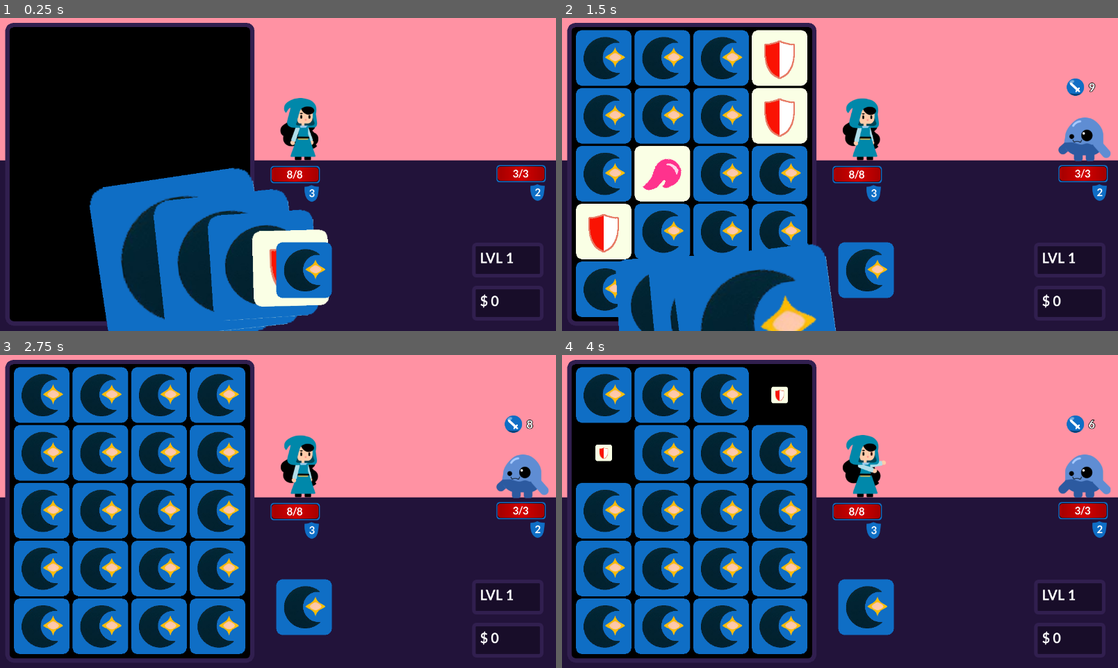
Above: before the commit, frames 1-4 (two rows, left to right).
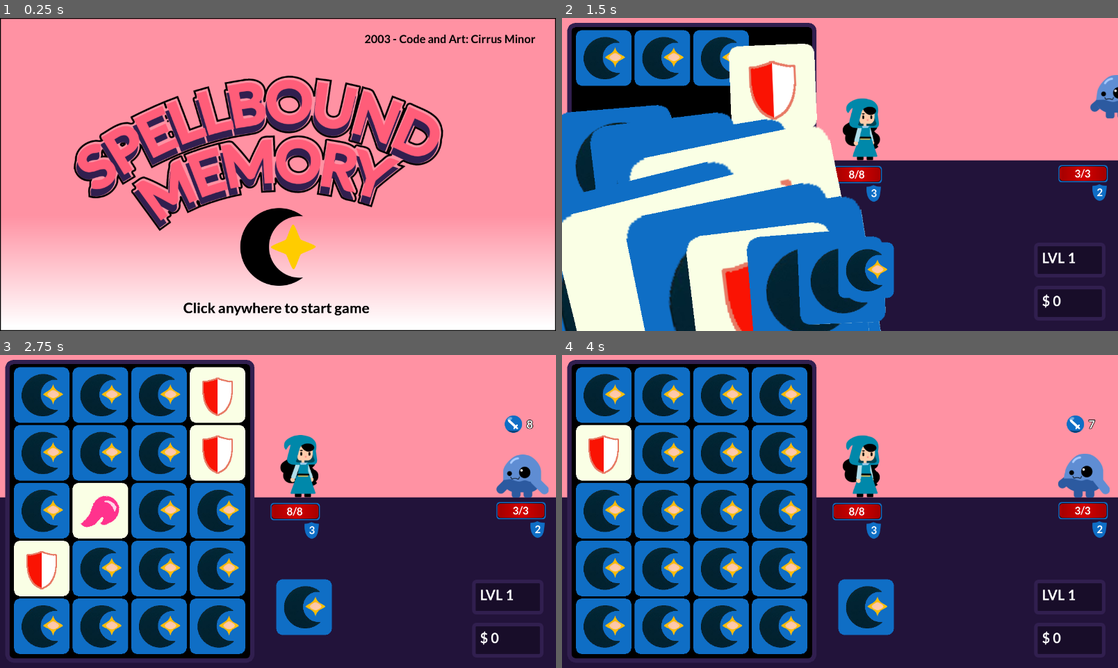
Above: after the commit, the same moments.

Repository: Cirrus-Minor/Spellbound-Memory
Game: Godot game, scene res://Scenes/main.tscn
The game is run twice, just before and just after one commit, with the same random seed, the same clock (stepped at 60 frames per second) and the same inputs.
Inputs (mouse positions are in pixels of both pictures, inside the frame that each line leads up to):
- Up to frame 1 (0.25 s): no input
- Up to frame 2 (1.5 s): tap Enter at 0.5 s; move the mouse to (628, 177) at 0.52 s; click (628, 177) at 0.67 s; move the mouse to (662, 58) at 1.27 s; click (662, 58) at 1.42 s
- Up to frame 3 (2.75 s): move the mouse to (155, 395) at 2.02 s; click (155, 395) at 2.17 s
- Up to frame 4 (4 s): tap Space at 2.75 s; move the mouse to (778, 395) at 2.77 s; click (778, 395) at 2.92 s; move the mouse to (600, 452) at 3.52 s; click (600, 452) at 3.67 s

The runs differ from the first frame. In frame 1, 80% of the frame differs, in the area x 0-100%, y 0-100%; in frame 2, 32%; in frame 3, 7.4%; in frame 4, 4.0%.

Commit message:
Add start screen

Diff:
--- /dev/null
+++ b/Scenes/starting_screen.gd
@@ -0,0 +1,27 @@
+extends Node2D
+
+signal start_game
+
+@onready var titleSprite = $"GameTitle"
+@onready var UsageText = $"Usage"
+
+# Called when the node enters the scene tree for the first time.
+func _ready():
+	pass # Replace with function body.
+
+# Called every frame. 'delta' is the elapsed time since the previous frame.
+func _process(delta):
+	pass
+
+func _physics_process(delta):
+	titleSprite.rotation_degrees = 5 * cos(Time.get_ticks_msec() * 0.001)
+	var scale_factor = 0.85 + 0.02 * sin(Time.get_ticks_msec() * 0.002)
+	print(scale_factor)
+	titleSprite.scale = Vector2(scale_factor, scale_factor)
+	UsageText.modulate.a = 0.5 + (1 + cos(Time.get_ticks_msec() * 0.008)) / 2.0
+
+func _unhandled_input(event):
+	print("input")
+	if event is InputEventMouseButton && event.button_index == 1 && event.pressed:
+		print("emit_start")
+		start_game.emit()
--- /dev/null
+++ b/Scenes/starting_screen.tscn
@@ -0,0 +1,40 @@
+[gd_scene load_steps=5 format=3 uid="uid://2ufjkv0hu541"]
+
+[ext_resource type="Script" path="res://Scenes/starting_screen.gd" id="1_w380c"]
+[ext_resource type="Texture2D" uid="uid://d0h174kp8t6nj" path="res://Assets/Backgrounds/Sky.png" id="2_l5jl4"]
+[ext_resource type="Texture2D" uid="uid://da87i0w31bn1d" path="res://Assets/UI/GameTitle.png" id="2_tdgcx"]
+[ext_resource type="FontFile" uid="uid://hmsr1uee8lho" path="res://Assets/Fonts/Lato-Bold.ttf" id="4_gpaji"]
+
+[node name="StartingScreen" type="Node2D"]
+script = ExtResource("1_w380c")
+
+[node name="Sky" type="Sprite2D" parent="."]
+texture = ExtResource("2_l5jl4")
+centered = false
+
+[node name="GameTitle" type="Sprite2D" parent="."]
+position = Vector2(640, 819)
+scale = Vector2(0.85, 0.85)
+texture = ExtResource("2_tdgcx")
+centered = false
+offset = Vector2(-500, -800)
+
+[node name="Info" type="Label" parent="."]
+offset_left = 839.0
+offset_top = 32.0
+offset_right = 1259.0
+offset_bottom = 69.0
+theme_override_colors/font_color = Color(0, 0, 0, 1)
+theme_override_fonts/font = ExtResource("4_gpaji")
+theme_override_font_sizes/font_size = 26
+text = "2003 - Code and Art: Cirrus Minor"
+
+[node name="Usage" type="Label" parent="."]
+offset_left = 422.0
+offset_top = 646.0
+offset_right = 874.0
+offset_bottom = 687.0
+theme_override_colors/font_color = Color(0, 0, 0, 1)
+theme_override_fonts/font = ExtResource("4_gpaji")
+theme_override_font_sizes/font_size = 33
+text = "Click anywhere to start game"
--- a/Scripts/main.gd
+++ b/Scripts/main.gd
@@ -1,14 +1,22 @@
 extends Node2D
 
+var start_screen = preload("res://Scenes/starting_screen.tscn")
 var main_fight = preload("res://Scenes/main_fight.tscn")
+
+var _start_screen
 var _fight_zone
 
 func _ready():
-	# At the moment, only fighting
-	generate_fight_zone()
+	_start_screen = start_screen.instantiate()
+	_start_screen.connect("start_game", _on_start_game)
+	add_child(_start_screen)
 
 func _process(delta):
 	pass
+
+func _on_start_game():
+	_start_screen.queue_free()
+	generate_fight_zone()
 
 func _on_level_up():
 	_fight_zone.queue_free()
Binary file added: Assets/Backgrounds/Sky.png
Not shown, added: Assets/Backgrounds/Sky.png.import
Binary file added: Assets/UI/GameTitle.png
Not shown, added: Assets/UI/GameTitle.png.import
